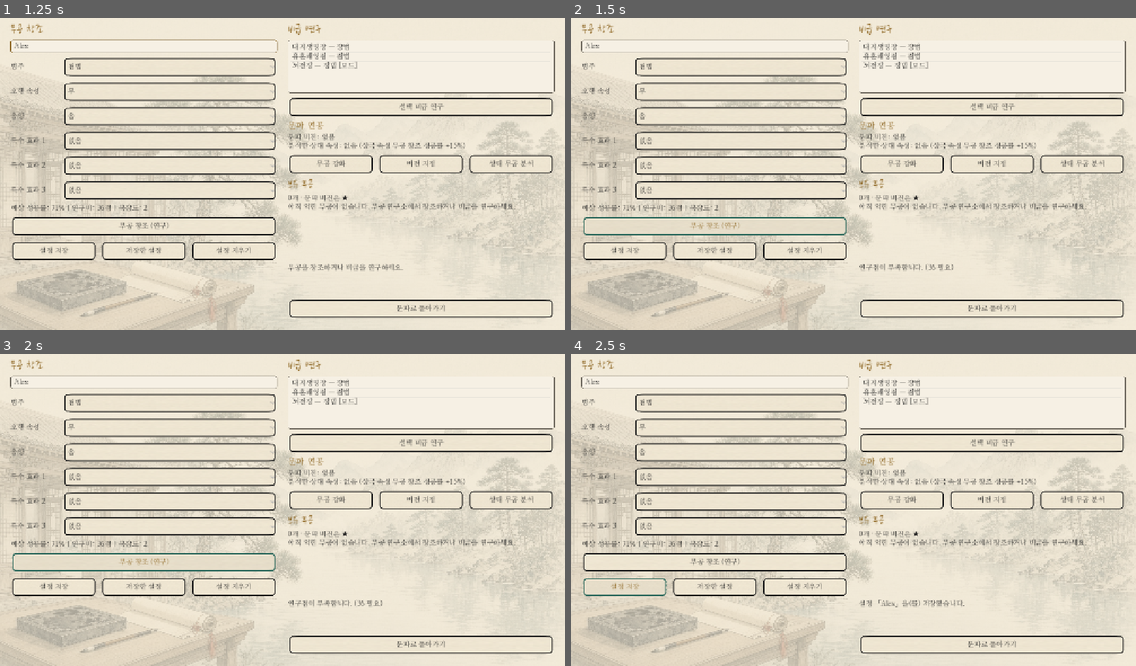
Above: before the commit, frames 1-4 (two rows, left to right).
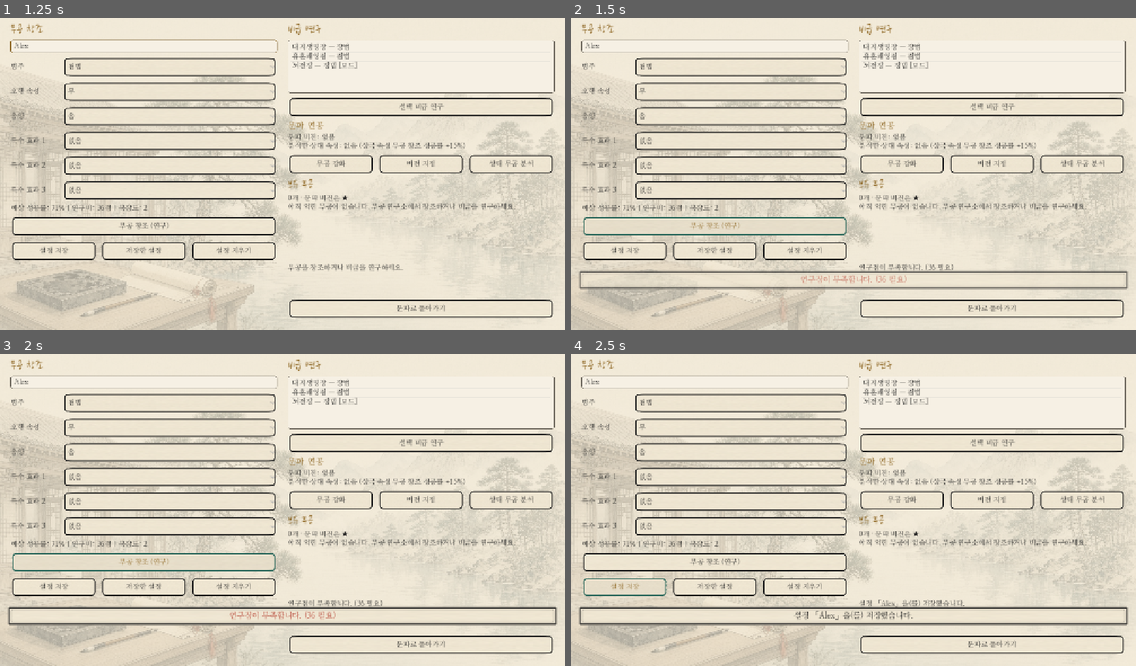
Above: after the commit, the same moments.

Repository: soulfactorx/StrongholdEmpire
Game: Godot game, scene res://scenes/UI/martial_art_screen.tscn
Same seed, same stepped clock (60 frames per second), same inputs: the game is played once before the commit and once after it. This scene is started directly instead of the project's main scene.
Inputs (mouse positions are in pixels of both pictures, inside the frame that each line leads up to):
- Up to frame 1 (1.25 s): click (141, 46) at 0.52 s; type "Alex" at 0.6 s
- Up to frame 2 (1.5 s): click "무공 창조 (연구)" at 1.25 s
- Up to frame 3 (2 s): no input
- Up to frame 4 (2.5 s): click "설정 저장" at 2 s

Frame 1 is identical in both runs. In frame 2, 2.4% of the frame differs, in the area x 1-99%, y 80-88%; in frame 3, 2.7%; in frame 4, 2.7%.

Commit message:
서브 화면·세로 탭에서도 안내 메시지를 토스트로 표시
- Toast: 화면 아래쪽에 잠시 떠서 결과를 알리고 저절로 사라짐 (누르기를 막지 않음, 실패는 붉은 글씨)
- 무공 연구소·강호 지도·외교·문파전 화면의 행동 결과를 토스트로 표시
- 세로 경영 화면에서 "할 일" 탭이 아닐 때 안내 메시지를 토스트로 표시
- 테스트 추가

Co-Authored-By: Claude Opus 5.5 <noreply@anthropic.com>
Claude-Session: https://claude.ai/code/session_01XbdTiwmV8RT66UTYn7Aesn

Diff:
--- a/scripts/Tests/test_ui.gd
+++ b/scripts/Tests/test_ui.gd
@@ -477,6 +477,8 @@
 	_check(hub.status_label.text.contains("금화") and hub.status_label.text.contains("제자"), "맨 위 자원 한 줄")
 	hub.show_page("sect")
 	_check(hub.pages["sect"].visible and not hub.pages["todo"].visible and hub._action_buttons["TrainButton"].is_visible_in_tree(), "탭: 문파 쪽에 문파 운영 버튼")
+	root.get_node("EventBus").action_message.emit("토스트 시험")
+	_check(Toast.get_text(hub) == "토스트 시험", "세로: 다른 탭에서도 안내 메시지가 토스트로 보임")
 	hub.show_page("world")
 	_check(hub._action_buttons["MapButton"].is_visible_in_tree() and hub.world_report_label.text.contains("강호 동향"), "탭: 강호 쪽에 지도·동향")
 	_check(hub._action_buttons["AdvanceTurnButton"].custom_minimum_size.y >= 60, "계절 넘기기는 크게, 늘 보임")
@@ -506,6 +508,8 @@
 	await process_frame
 	await process_frame
 	_check(current_scene.get_node("Margin/RootHBoxScroll/RootHBox") is VBoxContainer and current_scene.known_arts_label != null, "무공 연구소: 위아래로 쌓고 스크롤")
+	current_scene._on_save_blueprint_pressed()
+	_check(not Toast.get_text(current_scene).is_empty(), "무공 연구소: 결과가 토스트로 보임")
 	# 전투: 격자를 화면 폭에 맞춰 줄이고 칸 판정은 그대로
 	gm.start_combat(CombatManager.create_sparring(gm.player_character))
 	await process_frame
--- a/scripts/UI/management_screen.gd
+++ b/scripts/UI/management_screen.gd
@@ -519,6 +519,9 @@
 
 func _on_action_message(message: String) -> void:
 	log_label.text = message
+	# 세로 화면에서 안내 줄은 "할 일" 탭에만 있으므로, 다른 탭에서는 토스트로 띄운다
+	if LayoutMode.is_portrait() and pages.has("todo") and not pages["todo"].visible:
+		Toast.notify(self, message)
 
 
 func _on_event_triggered(event_data: Dictionary) -> void:
--- a/scripts/UI/map_screen.gd
+++ b/scripts/UI/map_screen.gd
@@ -309,6 +309,7 @@
 		"attack":
 			var result: Dictionary = GameManager.prepare_region_attack(_selected)
 			log_label.text = result["message"]
+			Toast.notify_result(self, result)
 			if result["success"]:
 				AudioManager.play_click()
 				SceneRouter.goto(get_tree(), SceneRouter.SECT_WAR)
@@ -323,6 +324,7 @@
 	refresh()
 	select_region(region_id)
 	log_label.text = result["message"]
+	Toast.notify_result(self, result)
 
 
 func open_report() -> void:
--- a/scripts/UI/martial_art_screen.gd
+++ b/scripts/UI/martial_art_screen.gd
@@ -128,6 +128,7 @@
 	AudioManager.play_click()
 	var result: Dictionary = GameManager.save_art_blueprint(_build_blueprint())
 	log_label.text = result["message"]
+	Toast.notify_result(self, result)
 
 
 func _blueprint_options() -> Array[Dictionary]:
@@ -297,6 +298,7 @@
 		GameManager.analyzed_elements
 	)
 	log_label.text = result["message"]
+	Toast.notify_result(self, result)
 	if result["success"]:
 		EventBus.martial_art_learned.emit(result["martial_art"])
 		EventBus.resources_changed.emit(GameManager.player_sect)
@@ -320,6 +322,7 @@
 		GameManager.player_character
 	)
 	log_label.text = result["message"]
+	Toast.notify_result(self, result)
 	if result["success"]:
 		EventBus.martial_art_learned.emit(result["martial_art"])
 		EventBus.resources_changed.emit(GameManager.player_sect)
@@ -373,6 +376,7 @@
 	AudioManager.play_click()
 	if options.is_empty():
 		log_label.text = empty_text if not empty_text.is_empty() else "%s: 고를 수 있는 무공이 없습니다." % title
+		Toast.notify(self, log_label.text, true)
 		return
 	_pending_action = action
 	choice_popup.open(title, description, options)
@@ -396,6 +400,7 @@
 			return
 	_pending_action = ""
 	log_label.text = result["message"]
+	Toast.notify_result(self, result)
 	if result["success"]:
 		AudioManager.play_success()
 		EventBus.resources_changed.emit(sect)
--- a/scripts/UI/sect_war_screen.gd
+++ b/scripts/UI/sect_war_screen.gd
@@ -169,6 +169,7 @@
 	AudioManager.play_click()
 	var result: Dictionary = GameManager.scout_war(target.id)
 	log_label.text = result["message"]
+	Toast.notify_result(self, result)
 	_update_display()
 
 
@@ -204,6 +205,7 @@
 	var lines: PackedStringArray = [result["message"], ""]
 	lines.append_array(result.get("logs", PackedStringArray()))
 	log_label.text = "\n".join(lines)
+	Toast.notify(self, result["message"], not result.get("success", true))
 	if result.get("victory", false):
 		AudioManager.play_success()
 	else:
--- /dev/null
+++ b/scripts/UI/toast.gd
@@ -0,0 +1,89 @@
+class_name Toast
+extends RefCounted
+
+## 화면 아래쪽에 잠깐 떠서 행동 결과를 알리는 안내(토스트).
+## 안내 줄(log_label)이 보이지 않는 곳(세로 경영 화면의 다른 탭, 무공·지도·외교·문파전 화면)에서도 결과를 바로 알 수 있게 한다.
+## 화면마다 하나를 같이 쓰고 맨 위 층(CanvasLayer)에 둔다. 누르기를 막지 않으며 잠시 뒤 저절로 사라진다.
+
+const _UiTheme = preload("res://scripts/UI/ui_theme.gd")
+
+const LAYER := 90
+## 보이는 시간: 기본 + 글자 수만큼, 최대값까지
+const BASE_TIME := 2.5
+const PER_CHAR_TIME := 0.04
+const MAX_TIME := 7.0
+const FADE_TIME := 0.25
+
+
+## 안내를 띄운다. 같은 화면에 이미 떠 있으면 내용을 바꾸고 시간을 다시 잰다.
+static func notify(host: Node, text: String, is_error: bool = false) -> void:
+	if host == null or not host.is_inside_tree() or text.strip_edges().is_empty():
+		return
+	var panel: PanelContainer = _get_panel(host)
+	var label: Label = panel.get_child(0)
+	label.text = text.strip_edges()
+	label.add_theme_color_override("font_color", _UiTheme.COLORS["accent_red"] if is_error else _UiTheme.COLORS["text_primary"])
+	panel.visible = true
+	panel.modulate.a = 0.0
+	var old: Tween = panel.get_meta("tween", null)
+	if old != null and old.is_valid():
+		old.kill()
+	var tween: Tween = panel.create_tween()
+	tween.tween_property(panel, "modulate:a", 1.0, FADE_TIME)
+	tween.tween_interval(minf(BASE_TIME + PER_CHAR_TIME * text.length(), MAX_TIME))
+	tween.tween_property(panel, "modulate:a", 0.0, FADE_TIME)
+	tween.tween_callback(func() -> void: panel.visible = false)
+	panel.set_meta("tween", tween)
+
+
+## 결과 {success, message}를 띄운다. 실패는 붉은 글씨
+static func notify_result(host: Node, result: Dictionary) -> void:
+	notify(host, str(result.get("message", "")), not result.get("success", true))
+
+
+## 지금 떠 있는 안내 글 (없으면 빈 문자열, 테스트용)
+static func get_text(host: Node) -> String:
+	var scene: Node = _scene_of(host)
+	if scene == null or not scene.has_node("ToastLayer/Toast"):
+		return ""
+	var panel: PanelContainer = scene.get_node("ToastLayer/Toast")
+	return panel.get_child(0).text if panel.visible else ""
+
+
+static func _scene_of(host: Node) -> Node:
+	if host == null or not host.is_inside_tree():
+		return null
+	var tree: SceneTree = host.get_tree()
+	return tree.current_scene if tree.current_scene else tree.root
+
+
+static func _get_panel(host: Node) -> PanelContainer:
+	var scene: Node = _scene_of(host)
+	var layer: CanvasLayer = scene.get_node_or_null("ToastLayer")
+	if layer == null:
+		layer = CanvasLayer.new()
+		layer.name = "ToastLayer"
+		layer.layer = LAYER
+		scene.add_child(layer)
+		var panel := PanelContainer.new()
+		panel.name = "Toast"
+		panel.mouse_filter = Control.MOUSE_FILTER_IGNORE
+		# CanvasLayer 아래는 창 테마를 이어받지 않으므로 직접 준다 (글꼴이 깨지지 않게)
+		panel.theme = host.get_tree().root.theme
+		panel.add_theme_stylebox_override("panel", _UiTheme.create_panel_style())
+		# 화면 아래쪽 폭 가득 (양옆 16), 글이 길면 위로 늘어난다
+		panel.set_anchors_preset(Control.PRESET_BOTTOM_WIDE)
+		panel.grow_vertical = Control.GROW_DIRECTION_BEGIN
+		panel.offset_left = 16
+		panel.offset_right = -16
+		panel.offset_bottom = -(140 if LayoutMode.is_portrait() else 90)
+		panel.offset_top = panel.offset_bottom
+		var label := Label.new()
+		label.autowrap_mode = TextServer.AUTOWRAP_WORD_SMART
+		label.horizontal_alignment = HORIZONTAL_ALIGNMENT_CENTER
+		label.mouse_filter = Control.MOUSE_FILTER_IGNORE
+		_UiTheme.set_font_size(label, 18)
+		panel.add_child(label)
+		panel.visible = false
+		layer.add_child(panel)
+	return layer.get_node("Toast")
--- a/scripts/UI/world_screen.gd
+++ b/scripts/UI/world_screen.gd
@@ -61,6 +61,7 @@
 	AudioManager.play_click()
 	if not DiplomacyManager.can_negotiate(GameManager.player_character):
 		log_label.text = "외교는 문파를 대표하는 문주나 중간관리자만 할 수 있습니다."
+		Toast.notify(self, log_label.text, true)
 		return
 	var sect: SectData = GameManager.get_world_sect(sect_id)
 	var options: Array[Dictionary] = []
@@ -90,6 +91,7 @@
 	var result: Dictionary = GameManager.do_diplomacy(sect_id, action_id)
 	var lines: PackedStringArray = result.get("dialogue", PackedStringArray())
 	log_label.text = result["message"] + ("\n" + "\n".join(lines) if not lines.is_empty() else "")
+	Toast.notify_result(self, result)
 	if result["success"]:
 		AudioManager.play_success()
 	else:
Not shown, added: scripts/UI/toast.gd.uid
